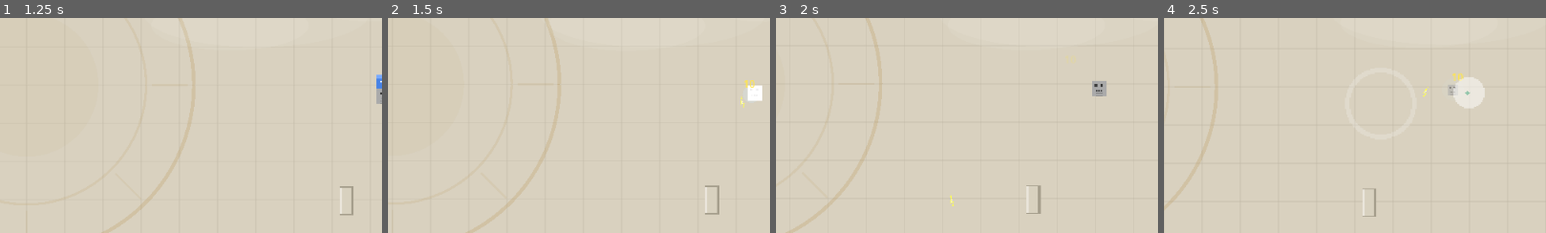
Above: before the commit, frames 1-4 (left to right).
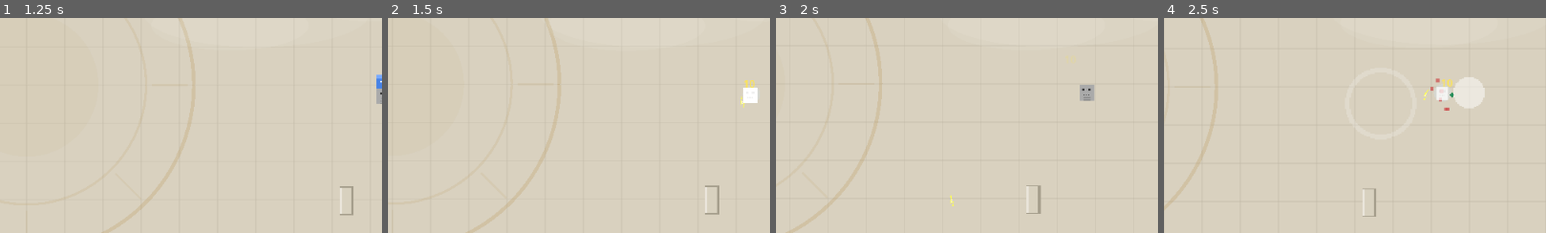
Above: after the commit, the same moments.

Repository: LshMakh/RealmWarfare
Game: Godot game, scene res://scenes/main_menu/main_menu.tscn
Same seed, same stepped clock (60 frames per second), same inputs: the game is played once before the commit and once after it.
Inputs (mouse positions are % of the whole screen's width and height, from its top left):
- Up to frame 1 (1.25 s): click "PLAY" at 0.5 s
- Up to frame 2 (1.5 s): move the mouse to (72, 45) at 1.27 s; hold D (move_right) from 1.28 s (still down); click (72, 45) at 1.42 s
- Up to frame 3 (2 s): keep holding D (move_right)
- Up to frame 4 (2.5 s): release D (move_right) at 2 s; drag from (30, 55) to (54, 50) at 2.02 s
The pictures show only the part of the screen within x 2-52%, y 35-85%; the shares and areas given below are measured in that part.

Frame 1 is identical in both runs. In frame 2, 0.2% of the frame differs, in the area x 93-98%, y 31-40%; in frame 3, 0.5%; in frame 4, 0.5%, in the area x 67-81%, y 25-44%.
Error after the commit: Parse Error: Class "JuiceManager" hides an autoload singleton. (res://scripts/systems/juice_manager.gd:1)

Commit message:
feat: combat juice — hitstop, slowmo, screen shake, death particles, knockback

Diff:
--- a/project.godot
+++ b/project.godot
@@ -23,6 +23,7 @@
 
 GameEvents="*res://scripts/autoload/game_events.gd"
 GameState="*res://scripts/autoload/game_state.gd"
+JuiceManager="*res://scripts/systems/juice_manager.gd"
 
 [display]
 
--- a/scripts/entities/enemy_base.gd
+++ b/scripts/entities/enemy_base.gd
@@ -268,6 +268,11 @@
 	if now - _last_damage_number_time >= DAMAGE_NUMBER_COOLDOWN:
 		_last_damage_number_time = now
 		_spawn_damage_number(amount)
+	# Apply knockback scaled by damage
+	if _player:
+		var dir: Vector2 = _player.global_position.direction_to(global_position)
+		var force: float = clampf(float(amount) * 1.5, 10.0, 30.0)
+		apply_knockback(dir, force)
 
 
 func _flash_hit() -> void:
@@ -311,6 +316,10 @@
 
 func _play_death_effect() -> void:
 	GameEvents.enemy_killed.emit(global_position, data.xp_reward)
+	# Screen shake on death (light)
+	if has_node("/root/JuiceManager"):
+		get_node("/root/JuiceManager").screen_shake(1.5, 0.05)
+	_spawn_death_particles()
 	var tween := create_tween()
 	tween.set_parallel(true)
 	tween.tween_property(self, "modulate", Color(1, 1, 1, 0), 0.3)
@@ -319,6 +328,20 @@
 	tween.tween_callback(_handle_death)
 
 
+func _spawn_death_particles() -> void:
+	for i: int in 6:
+		var particle: ColorRect = ColorRect.new()
+		particle.size = Vector2(3, 3)
+		particle.color = sprite.modulate if sprite.modulate != Color.WHITE else Color(0.8, 0.3, 0.3)
+		particle.global_position = global_position + Vector2(randf_range(-5, 5), randf_range(-5, 5))
+		get_tree().current_scene.add_child(particle)
+		var dir: Vector2 = Vector2(randf_range(-1, 1), randf_range(-1, 1)).normalized()
+		var tween: Tween = particle.create_tween()
+		tween.tween_property(particle, "global_position", particle.global_position + dir * 30.0, 0.3)
+		tween.parallel().tween_property(particle, "modulate:a", 0.0, 0.3)
+		tween.tween_callback(particle.queue_free)
+
+
 func _handle_death() -> void:
 	if pool:
 		pool.release(self)
--- a/scripts/entities/player.gd
+++ b/scripts/entities/player.gd
@@ -34,8 +34,14 @@
 
 
 func _on_hit(_hitbox: HitboxComponent) -> void:
-	GameEvents.player_damaged.emit(_hitbox.damage)
+	var damage: int = _hitbox.damage
+	GameEvents.player_damaged.emit(damage)
 	_flash_hit()
+	# Slowmo on big hits (>15% max HP)
+	if damage > 0 and health_component.max_health > 0:
+		var pct: float = float(damage) / float(health_component.max_health)
+		if pct > 0.15 and has_node("/root/JuiceManager"):
+			get_node("/root/JuiceManager").slowmo(100, 0.5)
 
 
 func _flash_hit() -> void:
--- /dev/null
+++ b/scripts/systems/juice_manager.gd
@@ -0,0 +1,49 @@
+class_name JuiceManager
+extends Node
+
+var _last_slowmo_ticks: int = 0
+const SLOWMO_COOLDOWN_MS: int = 1000
+var _is_hitstop_active: bool = false
+
+
+func hitstop(duration_ms: int = 40) -> void:
+	if _is_hitstop_active:
+		return
+	_is_hitstop_active = true
+	Engine.time_scale = 0.0
+	# process_always=true so this timer fires even at time_scale 0
+	get_tree().create_timer(float(duration_ms) / 1000.0, true, false, true).timeout.connect(
+		func() -> void:
+			Engine.time_scale = 1.0
+			_is_hitstop_active = false
+	)
+
+
+func slowmo(duration_ms: int = 100, time_scale: float = 0.5) -> void:
+	if _is_hitstop_active:
+		return
+	var now: int = Time.get_ticks_msec()
+	if now - _last_slowmo_ticks < SLOWMO_COOLDOWN_MS:
+		return
+	_last_slowmo_ticks = now
+	Engine.time_scale = time_scale
+	get_tree().create_timer(float(duration_ms) / 1000.0, true, false, true).timeout.connect(
+		func() -> void:
+			if not _is_hitstop_active:
+				Engine.time_scale = 1.0
+	)
+
+
+func screen_shake(intensity: float = 3.0, duration: float = 0.1) -> void:
+	var camera: Camera2D = get_viewport().get_camera_2d()
+	if not camera:
+		return
+	var tween: Tween = camera.create_tween()
+	var steps: int = maxi(int(duration / 0.02), 1)
+	for i: int in steps:
+		var offset: Vector2 = Vector2(
+			randf_range(-intensity, intensity),
+			randf_range(-intensity, intensity)
+		)
+		tween.tween_property(camera, "offset", offset, 0.02)
+	tween.tween_property(camera, "offset", Vector2.ZERO, 0.02)
